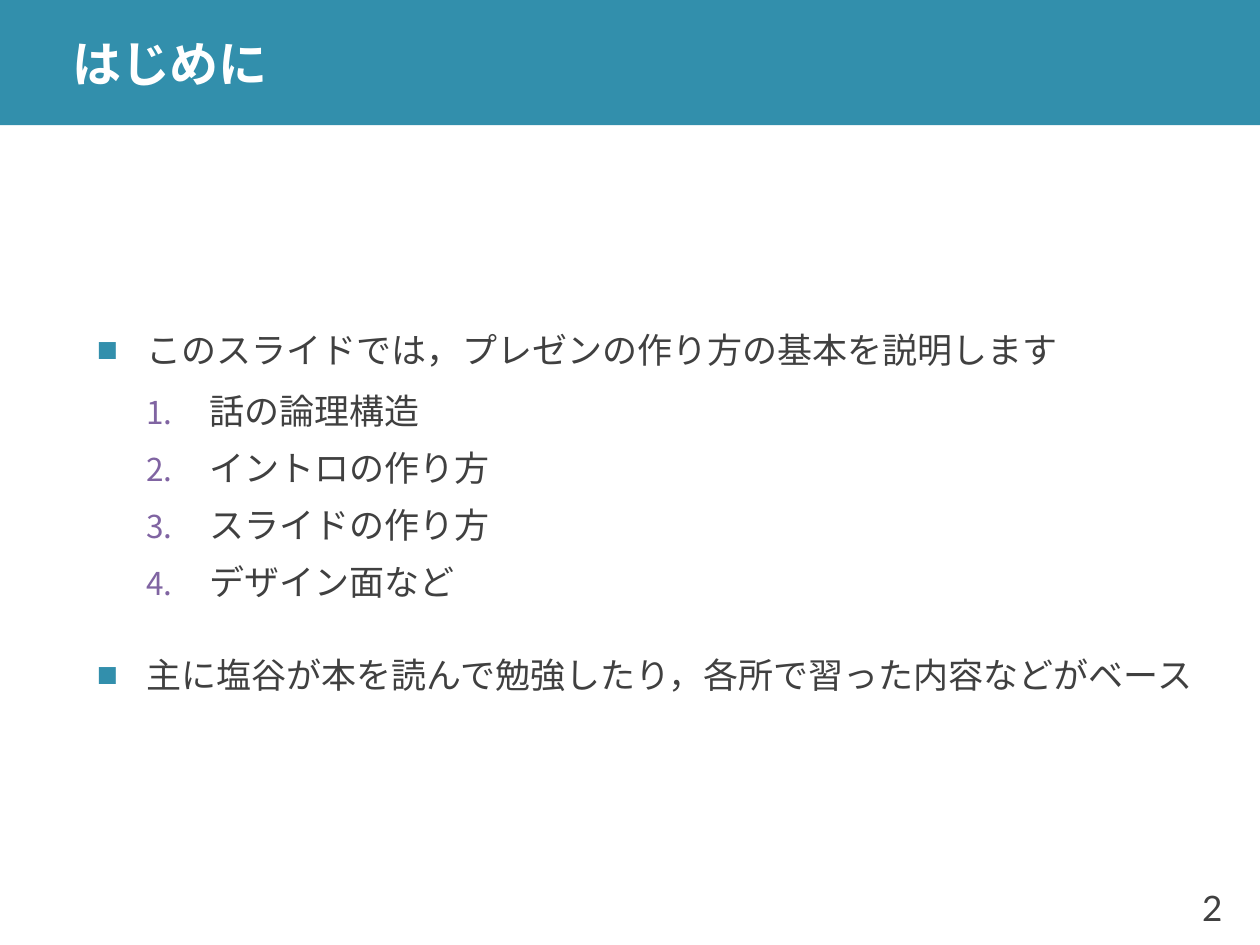
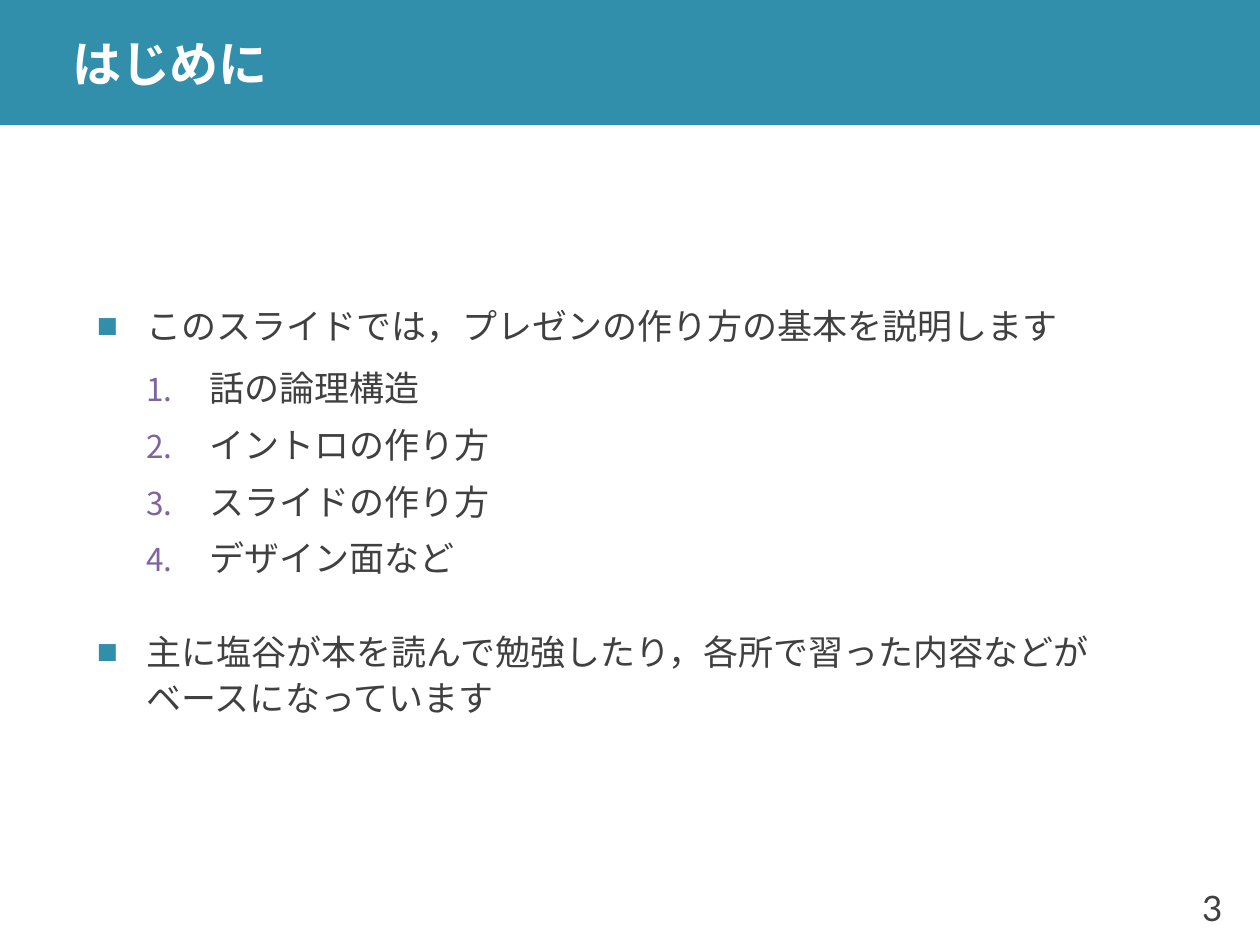
Before and after one commit to shioya-lab/how-to, a slide deck: slide 3 of slide.pptx (slide 2 before the commit). Drawn at 1260x945 pixels with LibreOffice and Linux fonts; fonts in the diff are those of the drawing. Boxes give left, top, right and bottom in pixels: in the first picture for what was removed or moved away, otherwise in the second. Text is boxed around its words. In the diff, an @@ line names an element or a change of style, - is before the commit and + after.

```diff
--- a/slide.pptx
+++ b/slide.pptx
@@ text at (x1=147, y1=635, x2=1089, y2=713): text changed @@
-■ 主に塩谷が本を読んで勉強したり，各所で習った内容などがベース
+■ 主に塩谷が本を読んで勉強したり，各所で習った内容などが
+  ベースになっています
@@ page number at (x1=1202, y1=895, x2=1222, y2=922): text changed @@
-2
+3
```
Also in this commit, not shown: 10 other slides changed, 2 slides added, 1 other file.
